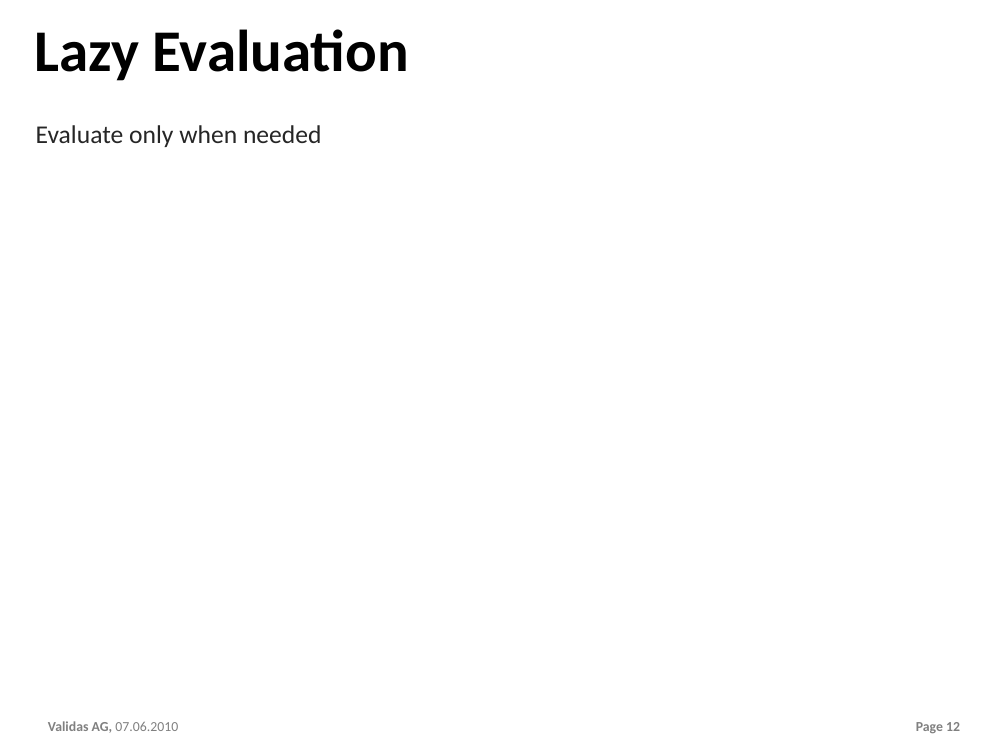
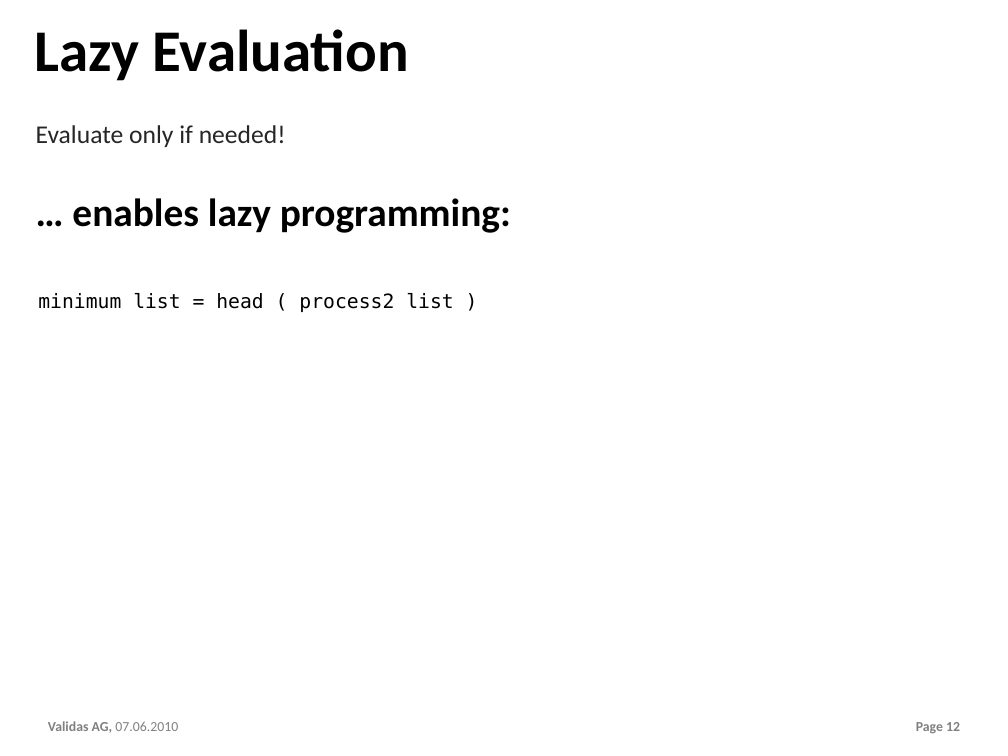
Before and after one commit to theoremprover/chess, a slide deck: slide 12 of ppt/Chess200.pptx. Drawn at 1008x756 pixels with LibreOffice and Linux fonts; fonts in the diff are those of the drawing; background and template pictures are left out. Boxes give left, top, right and bottom in pixels: in the first picture for what was removed or moved away, otherwise in the second. Text is boxed around its words. In the diff, an @@ line names an element or a change of style, - is before the commit and + after.

```diff
--- a/ppt/Chess200.pptx
+++ b/ppt/Chess200.pptx
@@ text at (x1=36, y1=125, x2=286, y2=147): text changed @@
-Evaluate only when needed
+Evaluate only if needed!
@@ text added at (x1=72, y1=198, x2=511, y2=233), 40 pt, text #000000, bold @@
+… enables lazy programming:
@@ text added at (x1=38, y1=293, x2=453, y2=312), 20 pt, text #000000 @@
+minimum list = head ( process2 list )
```
Also in this commit, not shown: 1 other slide changed, 2 slides added.
